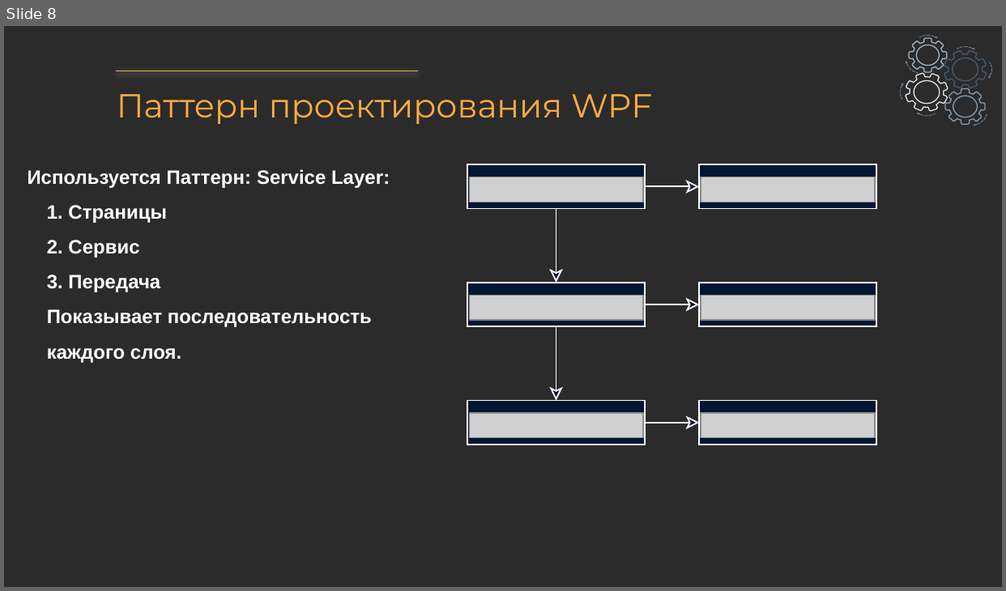
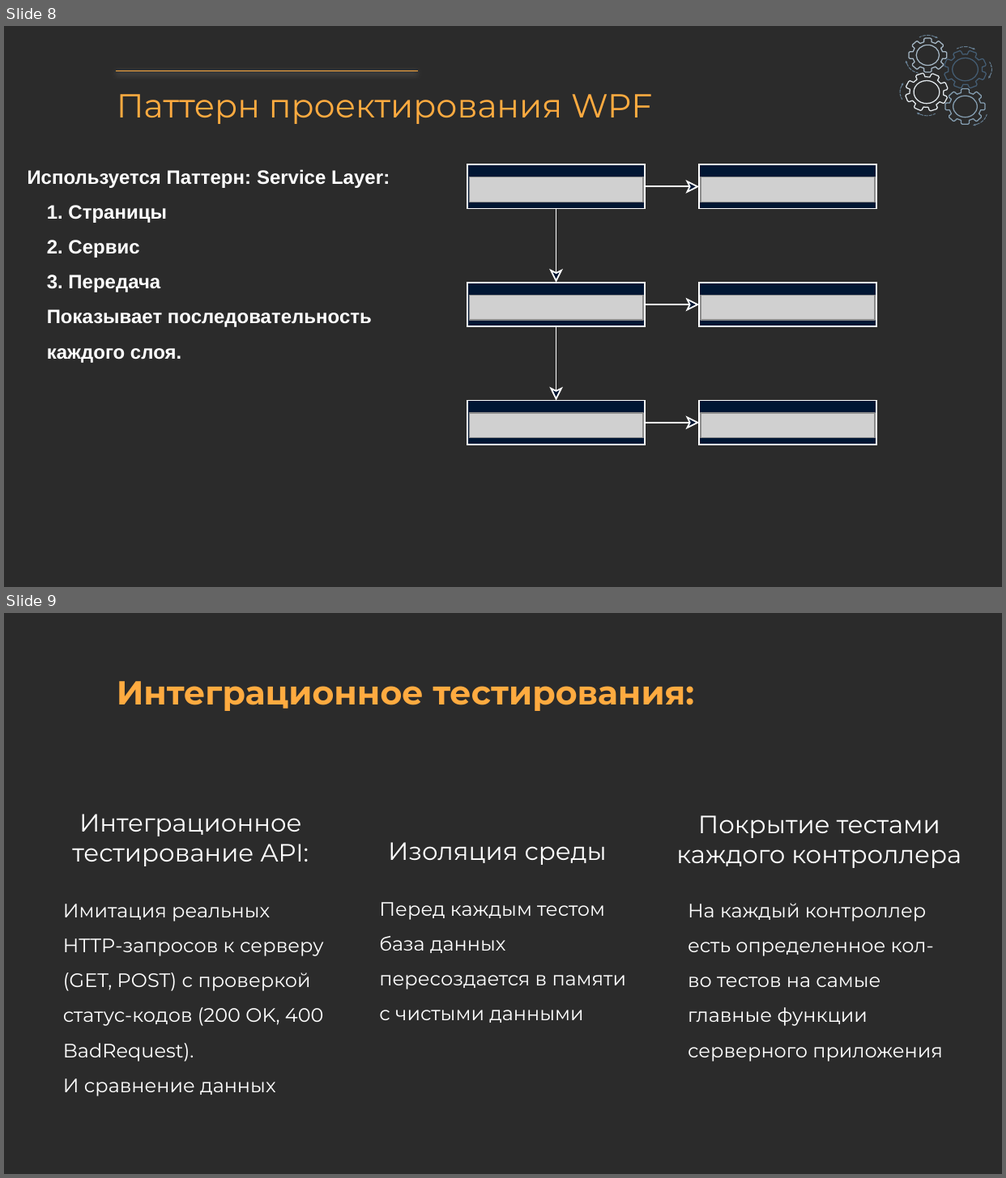
Before and after one commit to Bikmacs/CafeSystem, a slide deck: Docs/Презентация системы кафе.pptx. Shown one above the other, each under a label of ours: slide 8 before the commit, slides 8 and 9 after it. The pictures are 1006x591 and 1006x1178 pixels, drawn with LibreOffice and Linux fonts; fonts in the diff are those of the drawing; grey boxes stand for pictures; background and template pictures are left out; a plain dark background stands for a picture behind light text. Boxes give left, top, right and bottom in pixels: in the first picture for what was removed or moved away, otherwise in the second. Text is boxed around its words. In the diff, an @@ line names an element or a change of style, - is before the commit and + after.

```diff
--- a/Docs/Презентация системы кафе.pptx
+++ b/Docs/Презентация системы кафе.pptx
@@ slide 9 added at [4, 613, 1002, 1174], background picture (left out) @@
@@ title added at [117, 681, 694, 711], 24 pt, text #FFAB40, bold @@
+Интеграционное тестирования:
@@ title added at [72, 814, 309, 867], 18 pt, text #FFFFFF @@
+Интеграционное тестирование API:
@@ text added at [676, 815, 961, 868], 18 pt, text #FFFFFF @@
+Покрытие тестами каждого контроллера
@@ text added at [388, 842, 607, 865], 18 pt, text #FFFFFF @@
+Изоляция среды
@@ subtitle added at [63, 904, 324, 1097], 14 pt, text #FFFFFF @@
+Имитация реальных HTTP-запросов к серверу (GET, POST) с проверкой статус-кодов (200 OK, 400 BadRequest).
+И сравнение данных
@@ text added at [379, 902, 627, 1023], 14 pt, text #FFFFFF @@
+Перед каждым тестом база данных пересоздается в памяти с чистыми данными
@@ text added at [688, 903, 943, 1062], 14 pt, text #FFFFFF @@
+На каждый контроллер есть определенное кол-во тестов на самые главные функции серверного приложения
```
Also in this commit, not shown: 8 slides changed, 2 other slides added, 1 slide removed, 13 other files.
